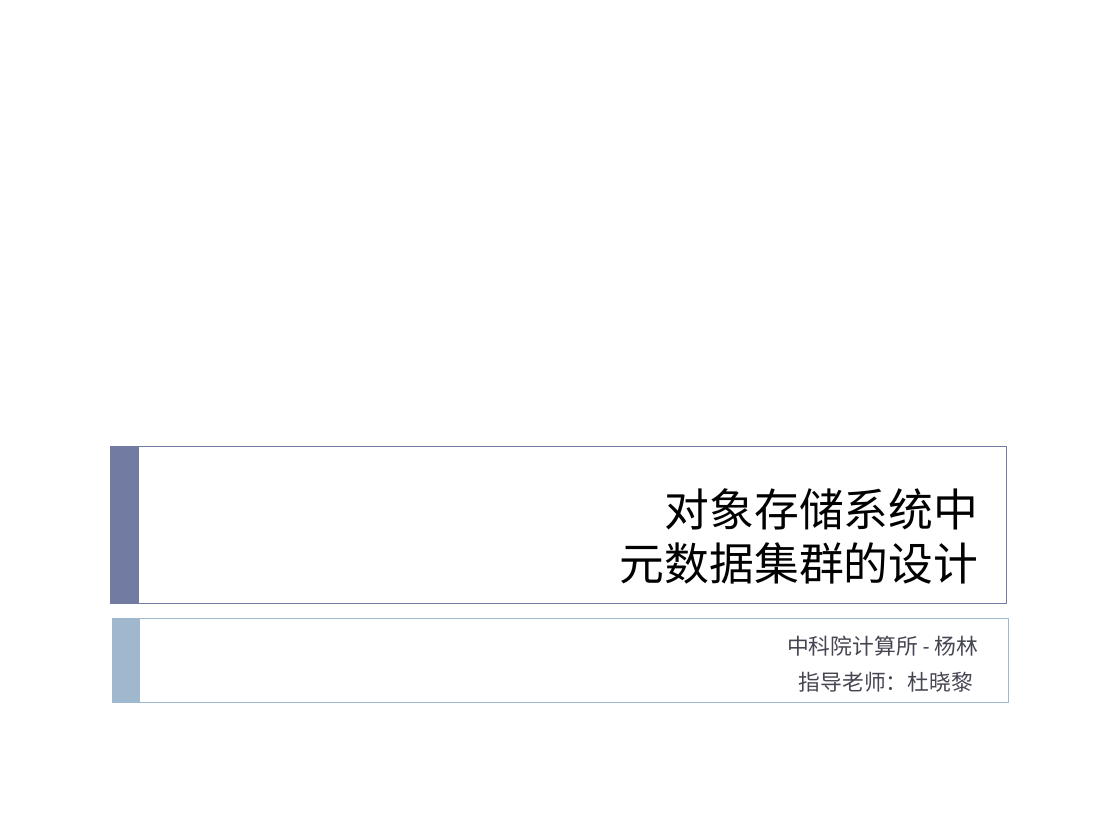
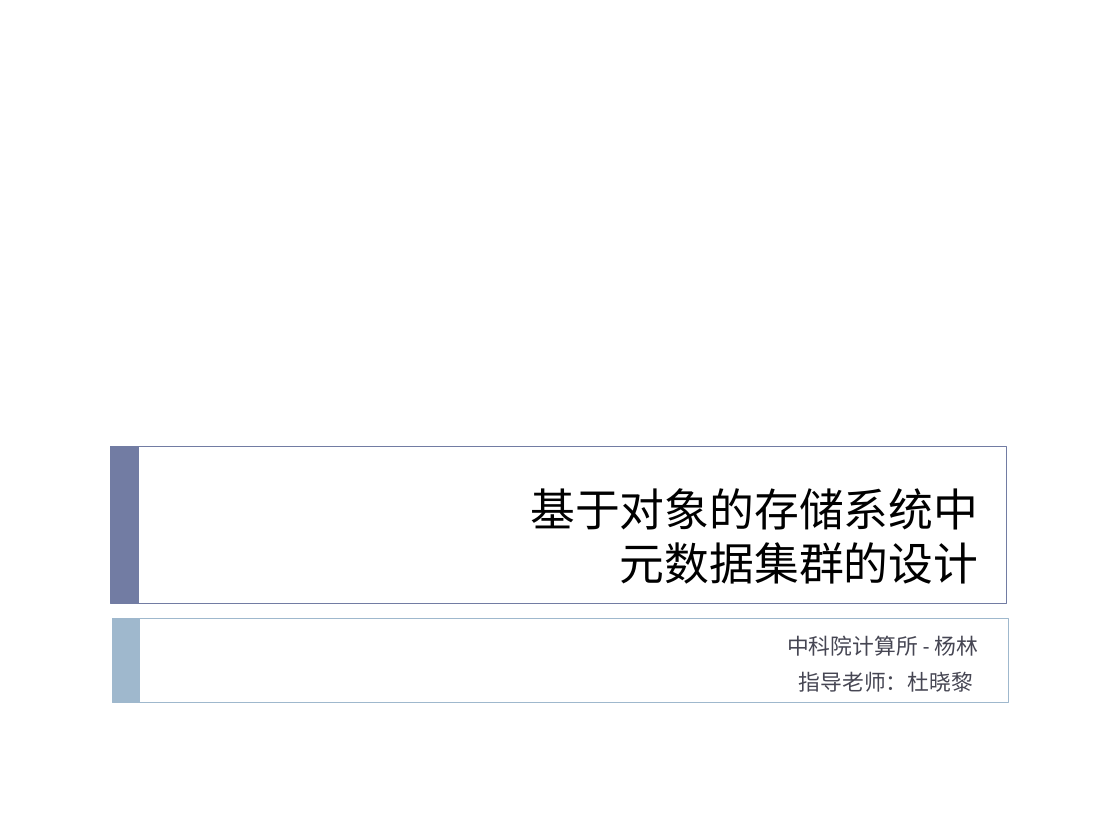
Before and after one commit to cheliequan/idning-paper, a slide deck: slide 1 of draft/MDS集群.pptx. Drawn at 1120x840 pixels with LibreOffice and Linux fonts; fonts in the diff are those of the drawing. Boxes give left, top, right and bottom in pixels: in the first picture for what was removed or moved away, otherwise in the second. Text is boxed around its words. In the diff, an @@ line names an element or a change of style, - is before the commit and + after.

```diff
--- a/draft/MDS集群.pptx
+++ b/draft/MDS集群.pptx
@@ title at [530,488,978,584]: text changed @@
-对象存储系统中
-元数据集群的设计
+基于对象的存储系统中
+元数据集群的设计
```
Also in this commit, not shown: 18 other slides changed, 1 slide added, 2 other files.
